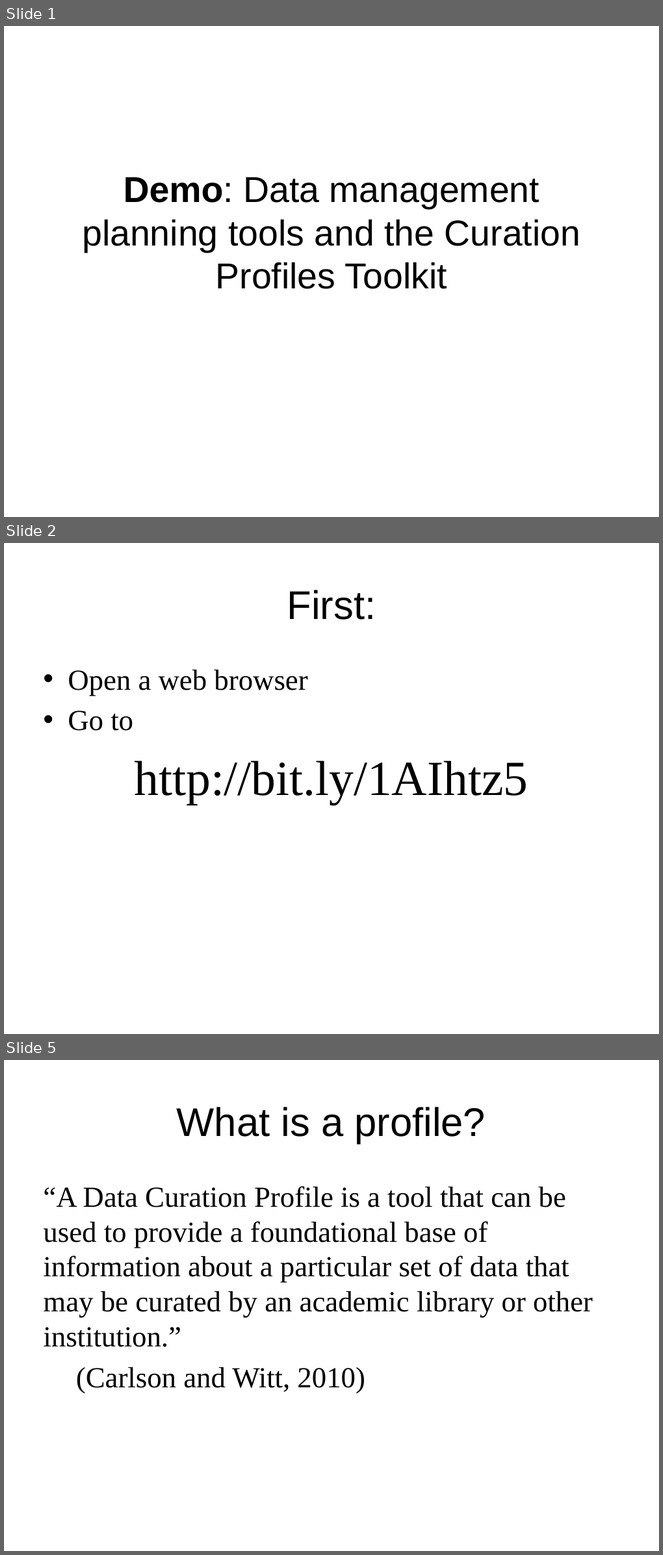
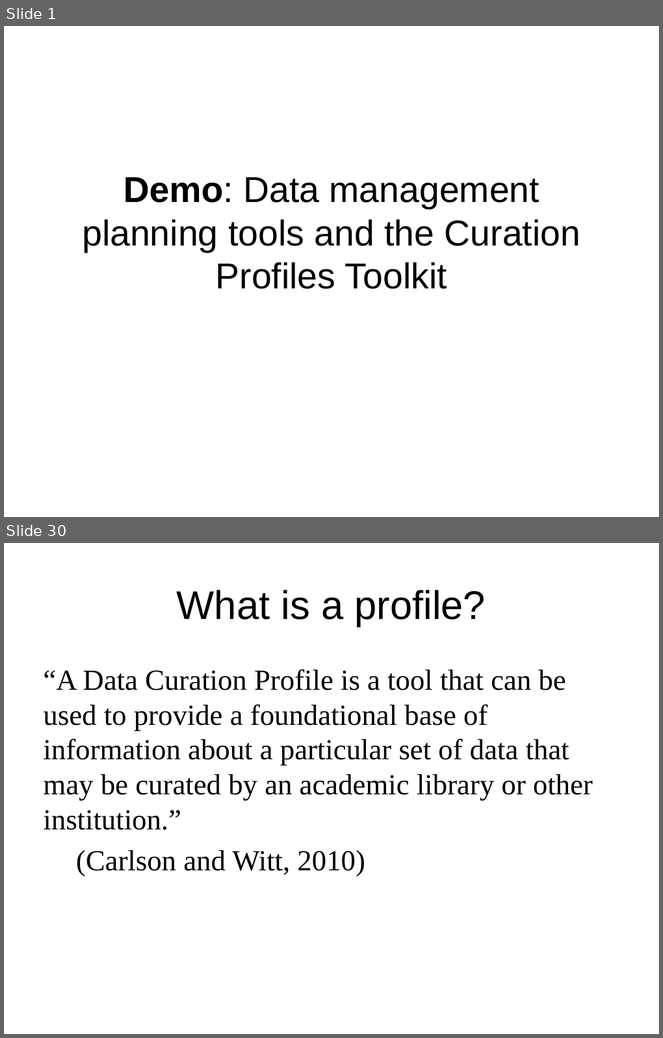
Before and after one commit to DataCurationWorkshop/Beijing-2015, a slide deck: Day1_Demo_DMPTools.pptx. Shown one above the other, each under a label of ours: slides 1, 2 and 5 before the commit, slides 1 and 30 after it; the slides between them are not shown. The pictures are 663x1555 and 663x1038 pixels, drawn with LibreOffice and Linux fonts; fonts in the diff are those of the drawing; background and template pictures are left out. Boxes give left, top, right and bottom in pixels: in the first picture for what was removed or moved away, otherwise in the second. Text is boxed around its words. In the diff, an @@ line names an element or a change of style, - is before the commit and + after.

```diff
--- a/Day1_Demo_DMPTools.pptx
+++ b/Day1_Demo_DMPTools.pptx
@@ slide 2 removed at [4,543,659,1034], background #FFFFFF @@
@@ title removed at [287,590,376,620] @@
-First:
@@ text removed at [68,670,529,805] @@
-• Open a web browser
-• Go to
-http://bit.ly/1AIhtz5
@@ what was slide 5 is now slide 30 @@
```
Also in this commit, not shown: 2 slides changed, 24 slides added, 5 other slides removed, 1 other file.
